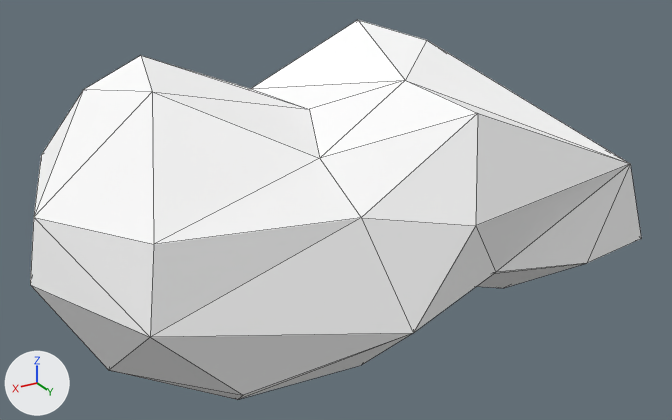
Two versions of the Blender file Assets/Models/Environment/mcfunky_cloud_collection/Cloud 08 decimate.blend, one commit apart.
Both versions are drawn from a 50 mm lens placed at (0.709, 1.138, 0.56), pointed at (0.026, -0.001, -0.01). Arrows for +X, +Y and +Z are at lower left; the lights stay in place. Mesh edges are drawn as thin lines.

Objects in the first picture: 'cloud_8'.
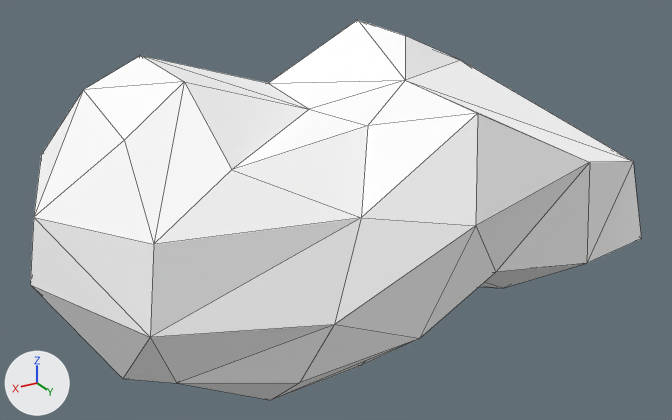
Boxes [x1, y1, x2, y2] around the edits, measured in the pictures (672 x 420 px):
'cloud_8', modifiers changed
    both: [30, 20, 641, 400]

What the commit changed:
Object 'cloud_8' (ob_cloud_8) has a DECIMATE modifier named 'Decimate'.
On modifier 'Decimate' of object 'cloud_8' (ob_cloud_8), ratio goes from 0.3 to 0.4.
